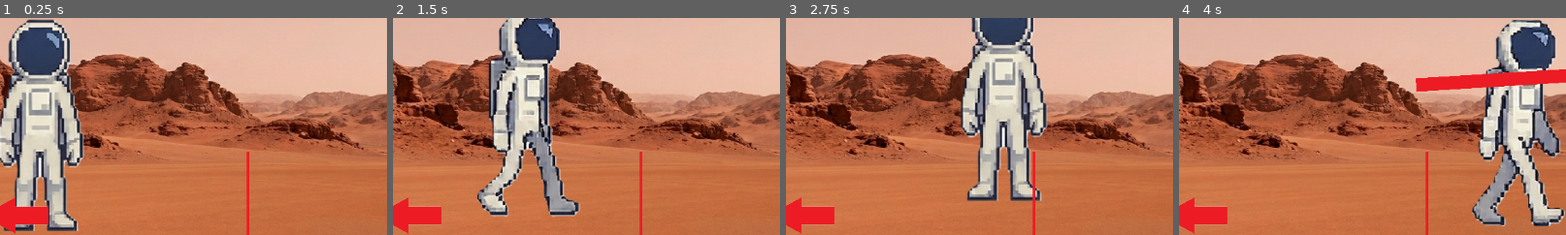
Above: before the commit, frames 1-4 (left to right).
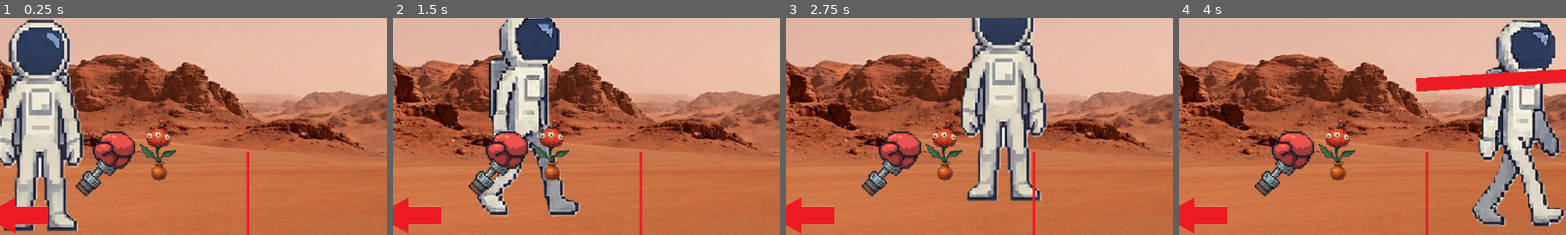
Above: after the commit, the same moments.

Repository: StefanAndrone/astronaut-mars-escape
Game: Godot game, scene res://mars_ground_2.tscn
The game is run twice, just before and just after one commit, with the same random seed, the same clock (stepped at 60 frames per second) and the same inputs. This scene is started directly instead of the project's main scene.
Inputs (mouse positions are % of the whole screen's width and height, from its top left):
- Up to frame 1 (0.25 s): no input
- Up to frame 2 (1.5 s): tap Enter at 0.5 s; move the mouse to (72, 45) at 0.52 s; click (72, 45) at 0.67 s; move the mouse to (30, 55) at 1.27 s; click (30, 55) at 1.42 s
- Up to frame 3 (2.75 s): move the mouse to (60, 28) at 2.02 s; click (60, 28) at 2.17 s
- Up to frame 4 (4 s): move the mouse to (45, 70) at 2.77 s; click (45, 70) at 2.92 s; move the mouse to (80, 65) at 3.52 s; click (80, 65) at 3.67 s
The pictures show only the part of the screen within x 4-54%, y 29-78%; the shares and areas given below are measured in that part.

The runs differ from the first frame. In frame 1, 3.2% of the frame differs, in the area x 19-46%, y 46-83%; in frame 2, 3.2%; in frame 3, 3.2%; in frame 4, 3.2%.

Commit message:
Added items

Diff:
--- a/mars_ground_2.tscn
+++ b/mars_ground_2.tscn
@@ -7,6 +7,8 @@
 [ext_resource type="Texture2D" uid="uid://ypwj30l083da" path="res://images/Red.png" id="5_ey4r8"]
 [ext_resource type="Script" uid="uid://btwusxo00eegq" path="res://scripts/red_line.gd" id="5_qn11y"]
 [ext_resource type="Texture2D" uid="uid://cppyxnve0d2rq" path="res://images/martian.png" id="6_ognt2"]
+[ext_resource type="Texture2D" uid="uid://dcojmu8xm7hmj" path="res://images/mechanical glove.png" id="7_mech_glove"]
+[ext_resource type="Texture2D" uid="uid://kminpuem3sw0" path="res://images/flower vase.png" id="8_flower_vase"]
 
 [sub_resource type="SpriteFrames" id="SpriteFrames_g6v6y"]
 animations = [{
@@ -90,6 +92,12 @@
 vertices = PackedVector2Array(1207.3516, 486.9375, 2.828125, 481.04688, 9.2265625, 401.9297, 1201.6016, 394.0625)
 polygons = Array[PackedInt32Array]([PackedInt32Array(0, 1, 2, 3)])
 outlines = Array[PackedVector2Array]([PackedVector2Array(0, 392, 1211, 384, 1218, 497, -8, 491)])
+
+[sub_resource type="RectangleShape2D" id="RectangleShape2D_mech_glove"]
+size = Vector2(200, 200)
+
+[sub_resource type="RectangleShape2D" id="RectangleShape2D_flower_vase"]
+size = Vector2(250, 300)
 
 [sub_resource type="RectangleShape2D" id="RectangleShape2D_g6v6y"]
 size = Vector2(1195.6377, 1247.2781)
@@ -209,6 +217,22 @@
 [node name="NavigationRegion2D" type="NavigationRegion2D" parent="." unique_id=1818950140]
 navigation_polygon = SubResource("NavigationPolygon_pqk1g")
 
+[node name="MechanicalGlove" type="Sprite2D" parent="." unique_id=1234567890]
+position = Vector2(200, 400)
+scale = Vector2(0.25, 0.25)
+texture = ExtResource("7_mech_glove")
+
+[node name="CollisionShape2D" type="CollisionShape2D" parent="MechanicalGlove" unique_id=1234567891]
+shape = SubResource("RectangleShape2D_mech_glove")
+
+[node name="FlowerVase" type="Sprite2D" parent="." unique_id=1234567892]
+position = Vector2(280, 380)
+scale = Vector2(0.2, 0.2)
+texture = ExtResource("8_flower_vase")
+
+[node name="CollisionShape2D" type="CollisionShape2D" parent="FlowerVase" unique_id=1234567893]
+shape = SubResource("RectangleShape2D_flower_vase")
+
 [node name="RedLine" type="Area2D" parent="." unique_id=348315752]
 script = ExtResource("5_qn11y")
 
--- a/scripts/inventory_data.gd
+++ b/scripts/inventory_data.gd
@@ -9,7 +9,9 @@
 static var ITEM_DEFINITIONS: Dictionary = {
 	"FireExtinguisher": ItemData.new("fire_extinguisher", "Fire Extinguisher", "res://images/fire extinguisher.png"),
 	"TallChair": ItemData.new("tall_chair", "Tall Chair", "res://images/tall chair.png"),
-	"RemoteForGlove": ItemData.new("remote_for_glove", "Remote for Glove", "res://images/remote for glove.png")
+	"RemoteForGlove": ItemData.new("remote_for_glove", "Remote for Glove", "res://images/remote for glove.png"),
+	"MechanicalGlove": ItemData.new("mechanical_glove", "Mechanical Glove", "res://images/mechanical glove.png"),
+	"FlowerVase": ItemData.new("flower_vase", "Flower Vase", "res://images/flower vase.png")
 }
 
 static func _static_init() -> void:
Binary file changed: images/flower vase.png
Binary file changed: images/mechanical glove.png
